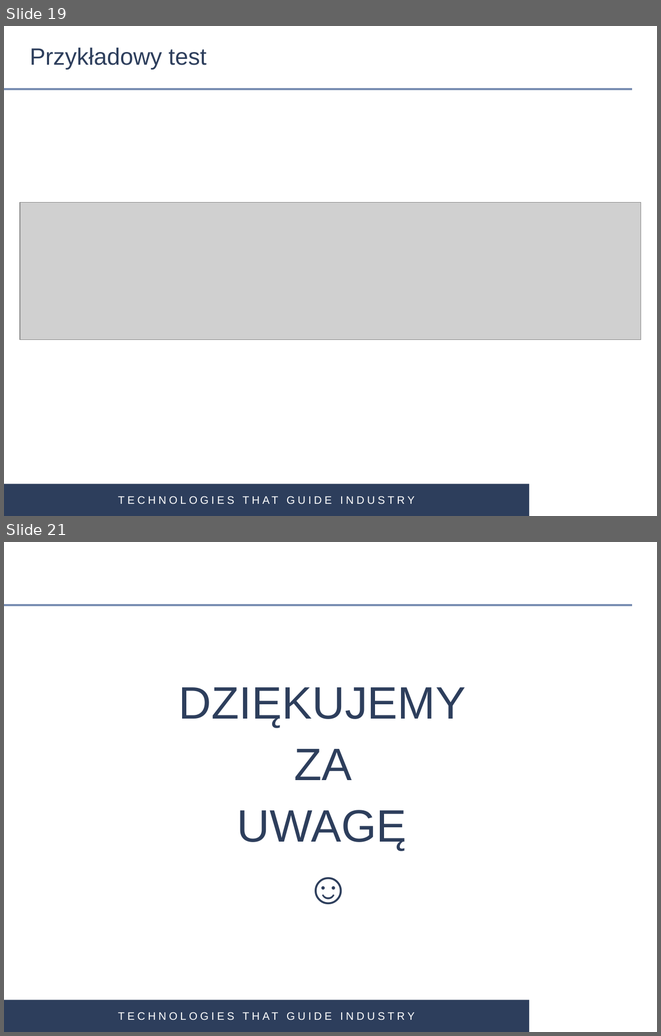
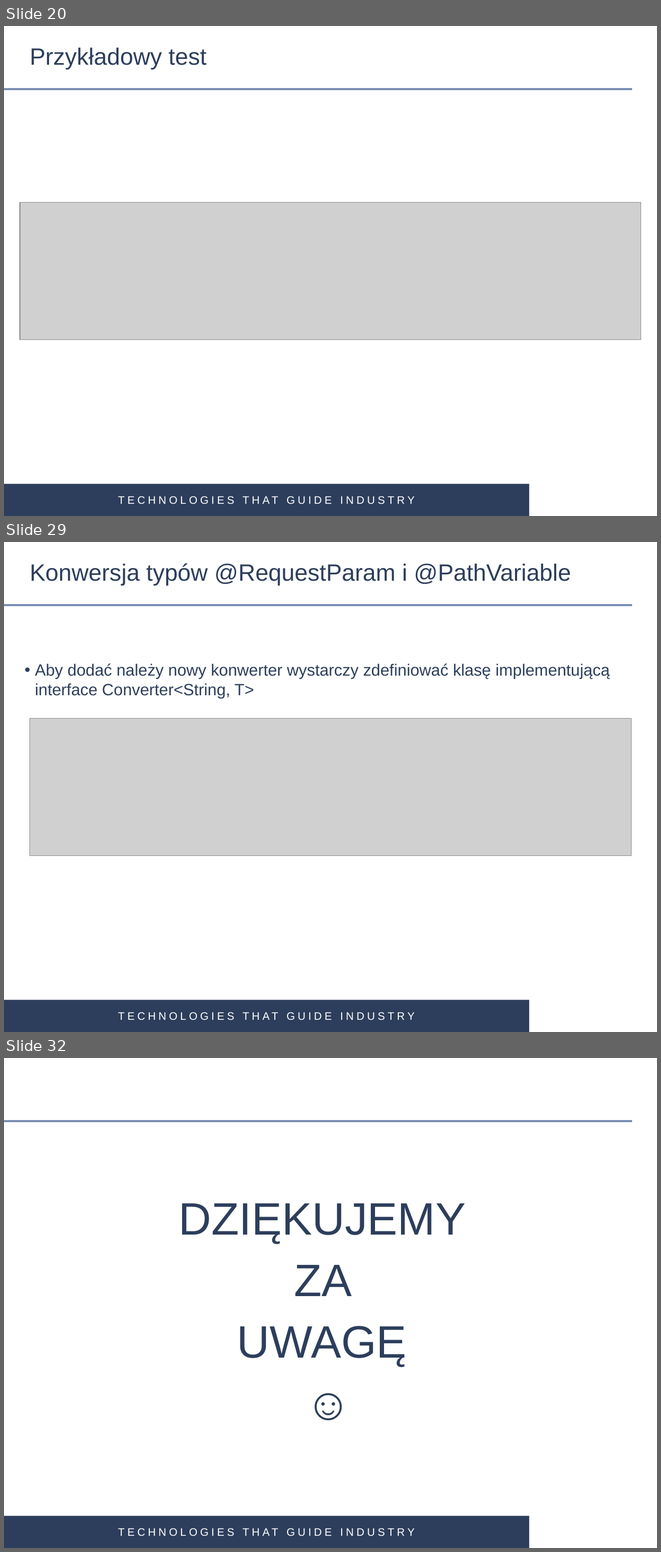
Before and after one commit to gardian91/SPRING_MVC-PSK, a slide deck: Spring MVC.pptx. Shown one above the other, each under a label of ours: slides 19 and 21 before the commit, slides 20, 29 and 32 after it; the slides between them are not shown. The pictures are 661x1036 and 661x1552 pixels, drawn with LibreOffice and Linux fonts; fonts in the diff are those of the drawing; grey boxes stand for pictures; background and template pictures are left out. Boxes give left, top, right and bottom in pixels: in the first picture for what was removed or moved away, otherwise in the second. Text is boxed around its words. In the diff, an @@ line names an element or a change of style, - is before the commit and + after.

```diff
--- a/Spring MVC.pptx
+++ b/Spring MVC.pptx
@@ slide 29 added at <box>4,542,657,1032</box>, background #FFFFFF; not listed: 3 template elements that a slide beside it also shows @@
@@ title added at <box>30,563,571,585</box>, 26 pt, text #2D3E5C @@
+Konwersja typów @RequestParam i @PathVariable
@@ text added at <box>35,663,610,698</box>, 18 pt, text #2D3E5C @@
+• Aby dodać należy nowy konwerter wystarczy zdefiniować klasę implementującą interface Converter<String, T>
@@ picture added at <box>30,718,632,855</box> @@
@@ what was slide 19 is now slide 20 @@
@@ what was slide 21 is now slide 32 @@
```
Also in this commit, not shown: 5 slides changed, 11 other slides added, 1 slide removed, 12 other files.
